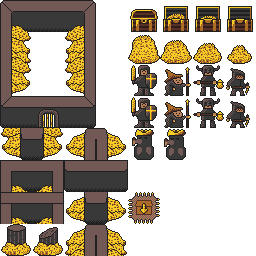
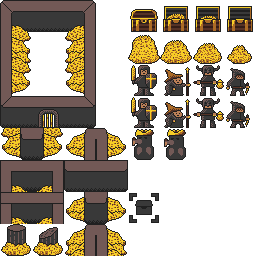
Layer changes from the first w=256, h=256 image to the second:
painted on "Layer" over [left=128, top=192, right=160, bottom=224]
